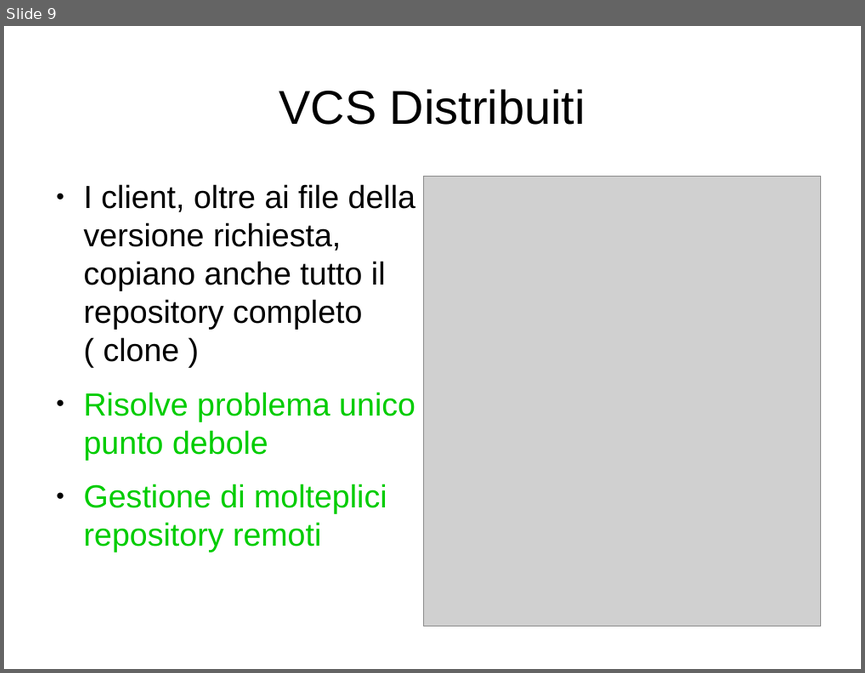
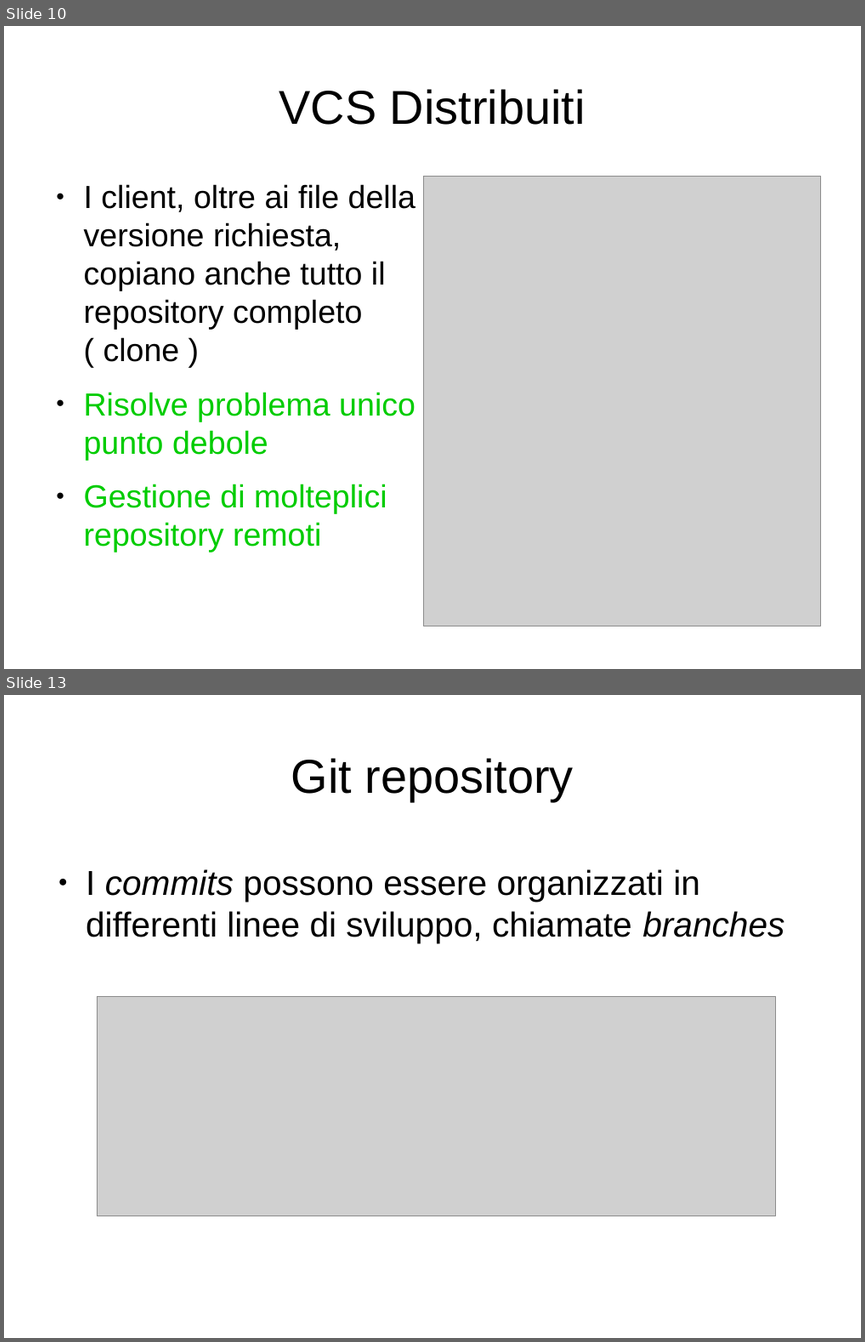
Before and after one commit to lucamariani/corso_diapositive, a slide deck: lez1.odp. Shown one above the other, each under a label of ours: slide 9 before the commit, slides 10 and 13 after it; the slides between them are not shown. The pictures are 865x673 and 865x1342 pixels, drawn with LibreOffice and Linux fonts; fonts in the diff are those of the drawing; grey boxes stand for pictures. Boxes give left, top, right and bottom in pixels: in the first picture for what was removed or moved away, otherwise in the second. Text is boxed around its words. In the diff, an @@ line names an element or a change of style, - is before the commit and + after.

```diff
--- a/lez1.odp
+++ b/lez1.odp
@@ slide 13 added at [4, 695, 861, 1338], background #FFFFFF @@
@@ title added at [291, 758, 573, 801], 44 pt, text #000000 @@
+Git repository
@@ text added at [86, 869, 784, 943], 32 pt, text #000000 @@
+● I commits possono essere organizzati in differenti linee di sviluppo, chiamate branches
@@ picture added at [98, 996, 775, 1216] @@
@@ what was slide 9 is now slide 10 @@
```
Also in this commit, not shown: 3 slides changed, 2 other slides added.
